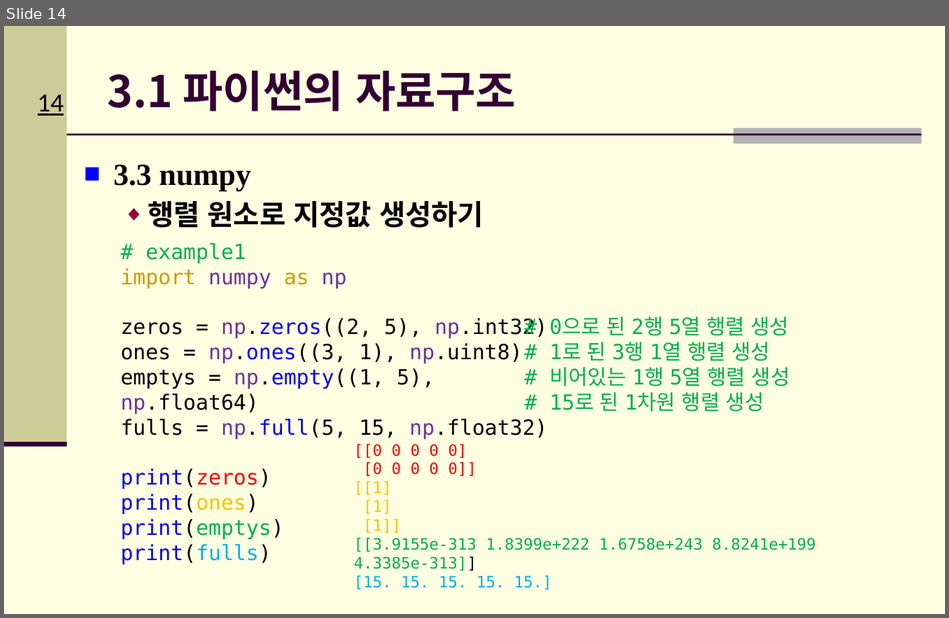
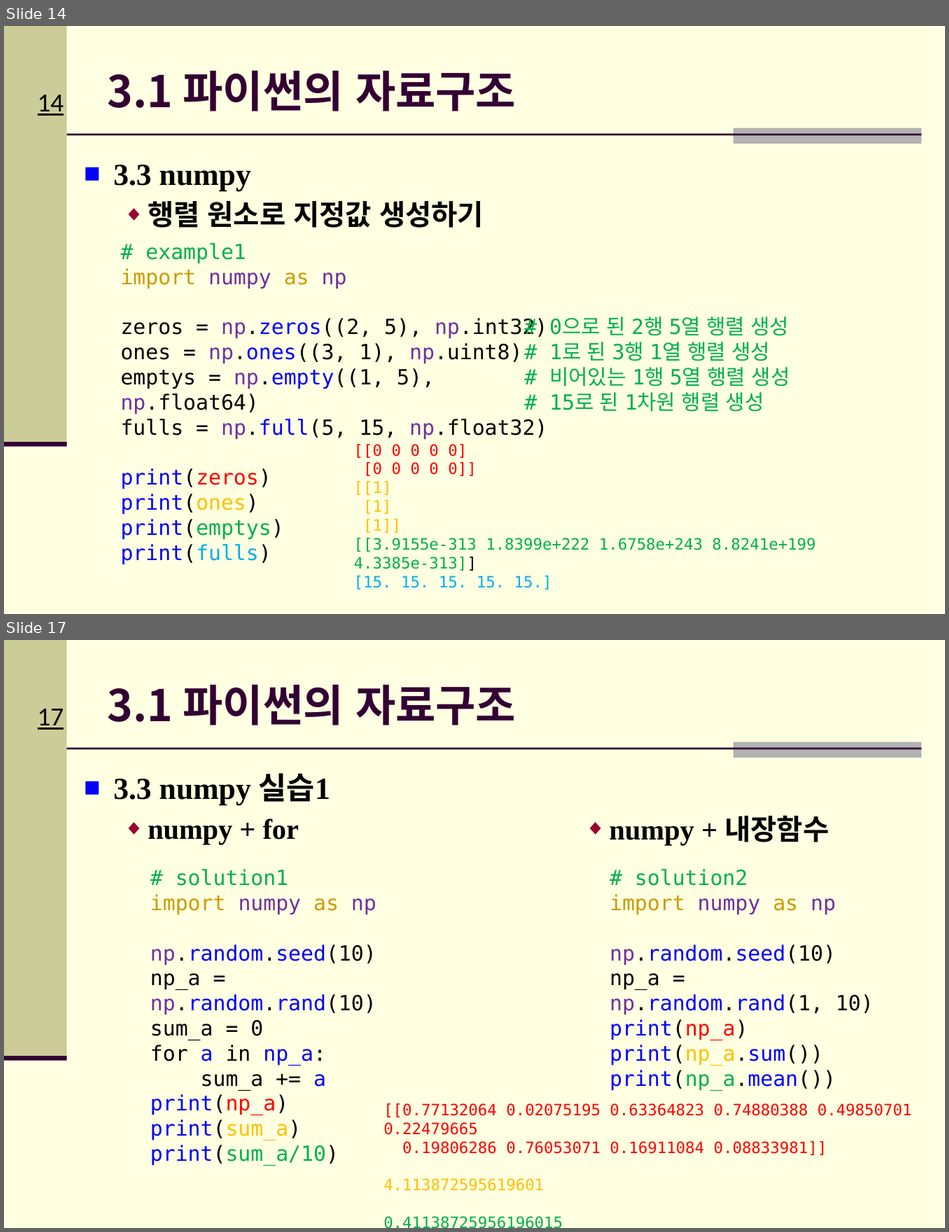
Before and after one commit to Hitbee-dev/OpenCV-Python, a slide deck: 2022-09-20/documents/CH_03_파이썬 기초_실습2.pptx. Shown one above the other, each under a label of ours: slide 14 before the commit, slides 14 and 17 after it; the slides between them are not shown. The pictures are 949x618 and 949x1232 pixels, drawn with LibreOffice and Linux fonts; fonts in the diff are those of the drawing; background and template pictures are left out. Boxes give left, top, right and bottom in pixels: in the first picture for what was removed or moved away, otherwise in the second. Text is boxed around its words. In the diff, an @@ line names an element or a change of style, - is before the commit and + after.

```diff
--- a/2022-09-20/documents/CH_03_파이썬 기초_실습2.pptx
+++ b/2022-09-20/documents/CH_03_파이썬 기초_실습2.pptx
@@ slide 17 added at box(4, 640, 945, 1228), background #FFFFE1; not listed: 5 template elements that a slide beside it also shows @@
@@ title added at box(108, 684, 516, 725), 33.3 pt, text #330033, bold @@
+3.1 파이썬의 자료구조
@@ text added at box(113, 773, 330, 845), 23.3 pt, text #000000, bold @@
+■ 3.3 numpy 실습1
+  ◆ numpy + for
@@ text added at box(609, 815, 829, 846), 21.7 pt, text #000000, bold @@
+  ◆ numpy + 내장함수
@@ text added at box(150, 869, 376, 1166), 16 pt, text #000000 @@
+# solution1
+import numpy as np
+np.random.seed(10)
+np_a = np.random.rand(10)
+sum_a = 0
+for a in np_a:
+sum_a += a
+print(np_a)
+print(sum_a)
+print(sum_a/10)
@@ text added at box(610, 869, 873, 1090), 16 pt, text #0000FF @@
+# solution2
+import numpy as np
+np.random.seed(10)
+np_a = np.random.rand(1, 10)
+print(np_a)
+print(np_a.sum())
+print(np_a.mean())
@@ text added at box(383, 1103, 912, 1191), 12 pt, text #FF0000 @@
+[[0.77132064 0.02075195 0.63364823 0.74880388 0.49850701 0.22479665
+0.19806286 0.76053071 0.16911084 0.08833981]]
+4.113872595619601
+0.41138725956196015
```
Also in this commit, not shown: 1 slide changed, 3 other slides added, 1 other file.
